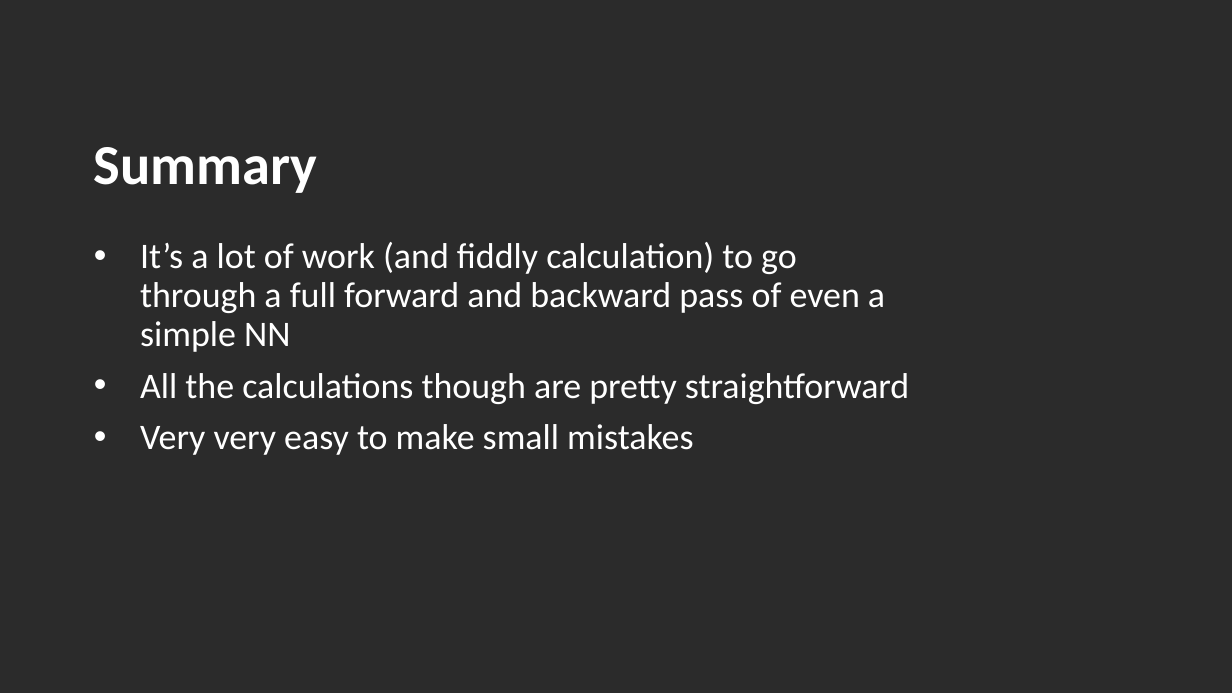
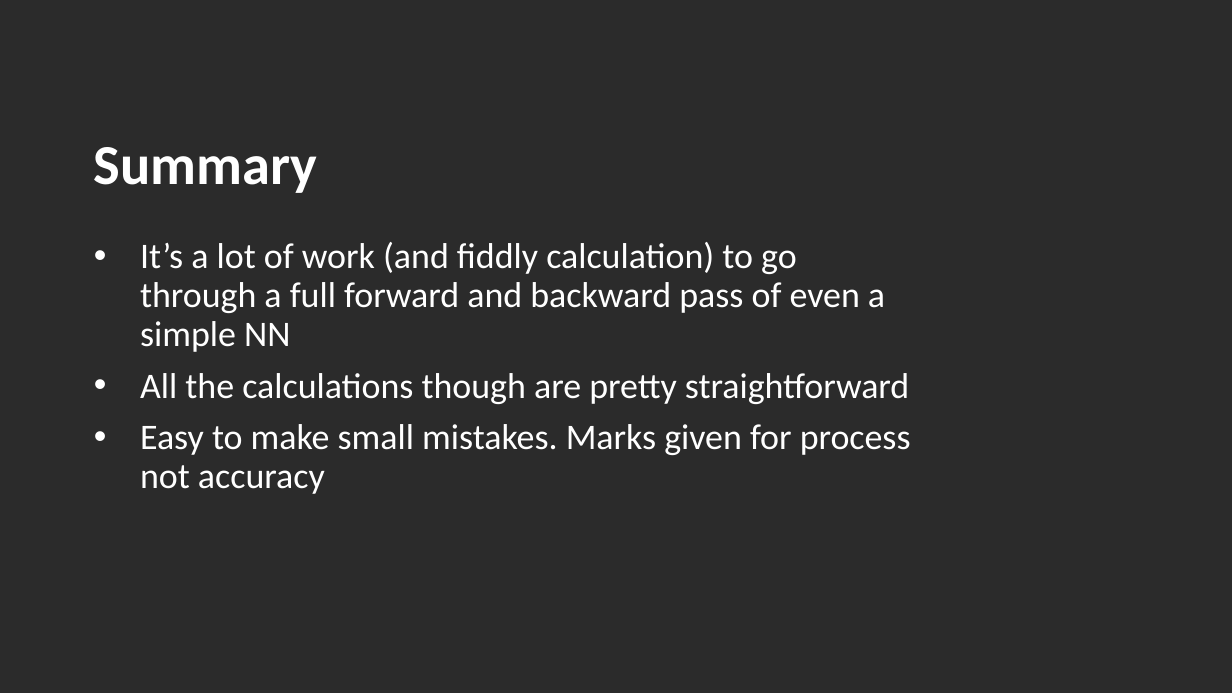
Before and after one commit to andrewcparnell/STAT41130, a slide deck: slide 17 of slides/day 2/D2C1_ANN.pptx. Drawn at 1232x693 pixels with LibreOffice and Linux fonts; fonts in the diff are those of the drawing; background and template pictures are left out; a plain dark background stands for a picture behind light text. Boxes give left, top, right and bottom in pixels: in the first picture for what was removed or moved away, otherwise in the second. Text is boxed around its words. In the diff, an @@ line names an element or a change of style, - is before the commit and + after.

```diff
--- a/slides/day 2/D2C1_ANN.pptx
+++ b/slides/day 2/D2C1_ANN.pptx
@@ text at (140,424,911,494): text changed @@
-• Very very easy to make small mistakes
+• Easy to make small mistakes. Marks given for process not accuracy
```
Also in this commit, not shown: 1 other slide changed, 1 other file.
